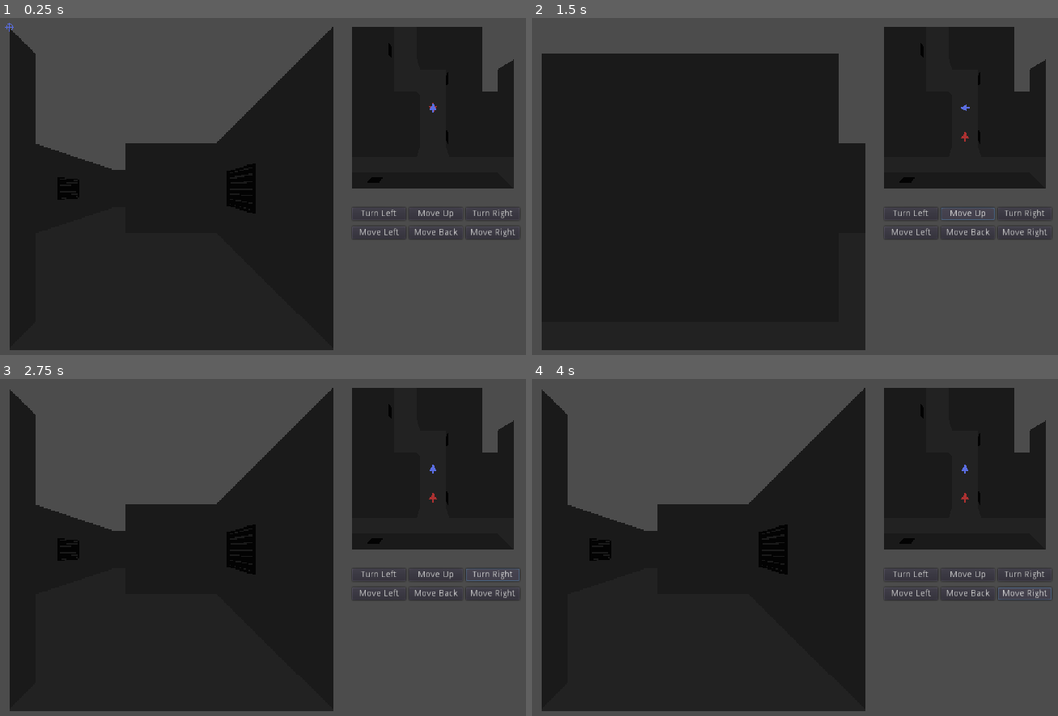
Above: before the commit, frames 1-4 (two rows, left to right).
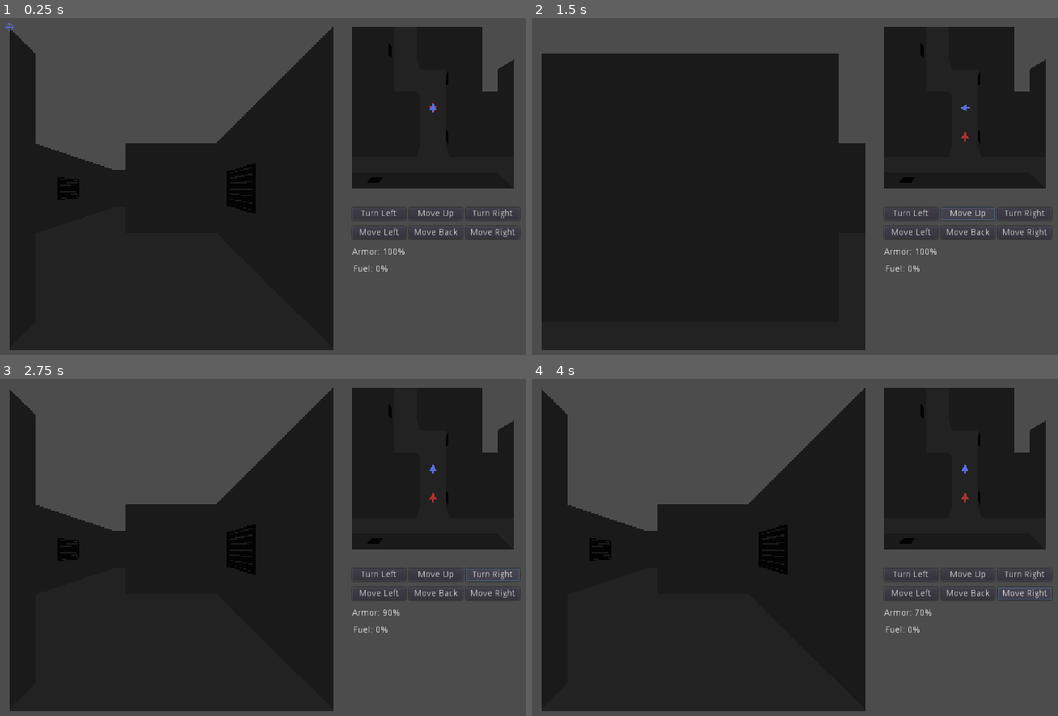
Above: after the commit, the same moments.

Repository: archaeopteryx4216/dungeon-crawler-jam-2021
Game: Godot game, scene res://main.tscn
Same seed, same stepped clock (60 frames per second), same inputs: the game is played once before the commit and once after it.
Inputs:
- Up to frame 1 (0.25 s): no input
- Up to frame 2 (1.5 s): click "Turn Left" at 0.5 s; click "Move Up" at 1.25 s
- Up to frame 3 (2.75 s): click "Turn Right" at 2 s
- Up to frame 4 (4 s): click "Move Left" at 2.75 s; click "Move Right" at 3.5 s

The runs differ from the first frame. In frame 1, 0.1% of the frame differs, in the area x 66-77%, y 68-76%; in frame 2, 0.1%; in frame 3, 0.1%; in frame 4, 0.1%.

Commit message:
Basic stat displays implemented

Diff:
--- a/main.gd
+++ b/main.gd
@@ -9,6 +9,7 @@
 
 # Global vars
 var player_health = 100
+var fuel = 0
 var game_over = false
 var player_facing = NORTH
 
@@ -155,8 +156,14 @@
 	if $main_view/firstperson_viewport/firstperson_pos.get_translation().distance_to(enemy_position) < 3:
 		player_health -= attack_strength
 		if player_health < 0:
+			player_health = 0
+		if player_health <= 0:
 			game_over = true
 			$game_over_message.visible = true
 
 func _on_retry_button_pressed():
 	get_tree().change_scene("res://main.tscn")
+
+func _process(_delta):
+	$player_stat_display/armor_stat.text = "Armor: {str}%".format({"str":player_health})
+	$player_stat_display/fuel_stat.text = "Fuel: {str}%".format({"str":fuel})
--- a/main.tscn
+++ b/main.tscn
@@ -221,6 +221,30 @@
 margin_right = 435.323
 margin_bottom = 162.836
 text = "Retry"
+
+[node name="player_stat_display" type="Control" parent="."]
+margin_left = 572.0
+margin_top = 380.0
+margin_right = 828.0
+margin_bottom = 500.0
+
+[node name="armor_stat" type="Label" parent="player_stat_display"]
+margin_right = 40.0
+margin_bottom = 14.0
+text = "Armor: 100%"
+__meta__ = {
+"_edit_use_anchors_": false
+}
+
+[node name="fuel_stat" type="Label" parent="player_stat_display"]
+margin_left = 1.88782
+margin_top = 27.3724
+margin_right = 56.8878
+margin_bottom = 41.3724
+text = "Fuel: 0%"
+__meta__ = {
+"_edit_use_anchors_": false
+}
 [connection signal="pressed" from="button_container/turn_left" to="." method="_on_turn_left_pressed"]
 [connection signal="pressed" from="button_container/move_up" to="." method="_on_move_up_pressed"]
 [connection signal="pressed" from="button_container/turn_right" to="." method="_on_turn_right_pressed"]
